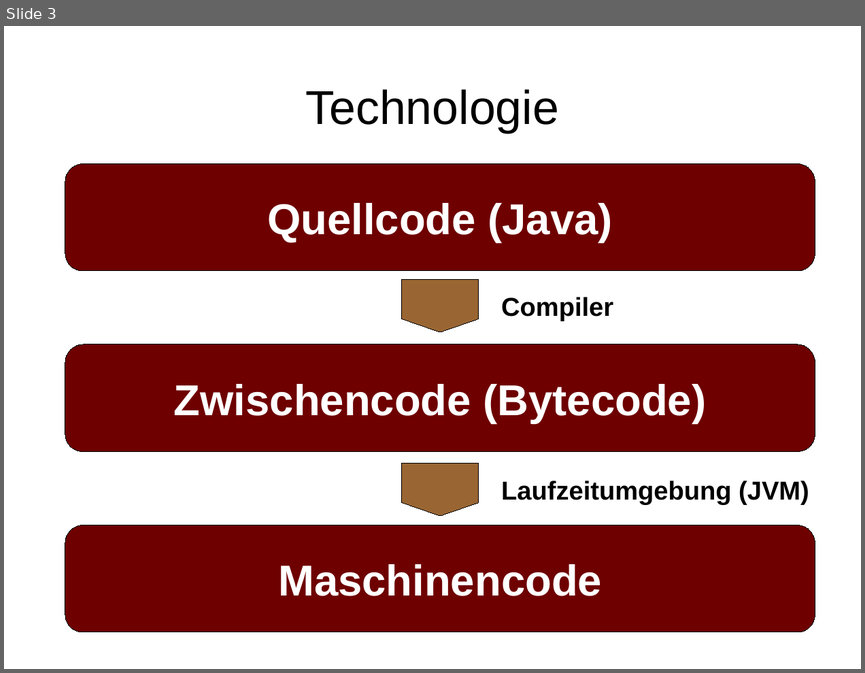
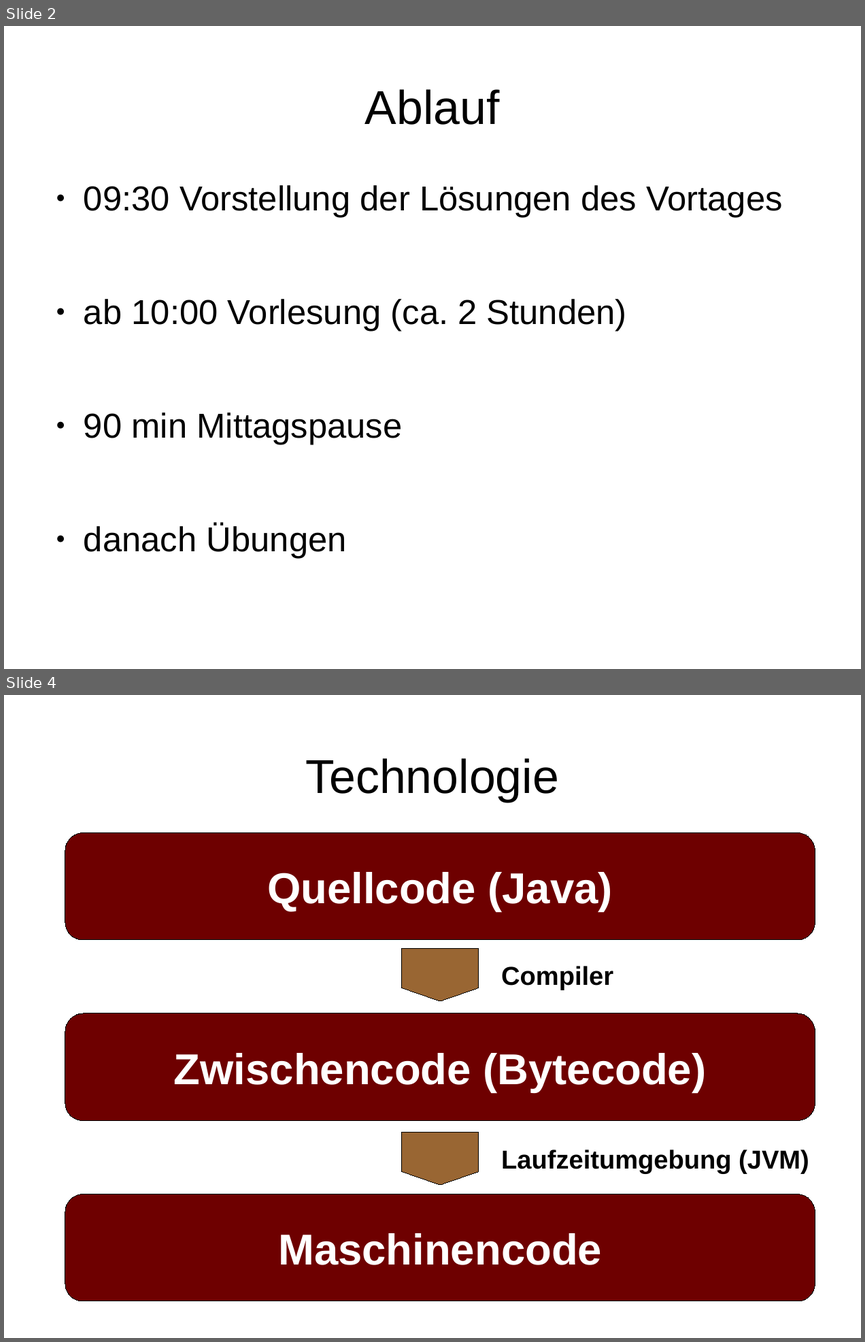
Before and after one commit to phdu/vorkurs, a slide deck: Tag_1/folien_tag_1.odp. Shown one above the other, each under a label of ours: slide 3 before the commit, slides 2 and 4 after it; the slides between them are not shown. The pictures are 865x673 and 865x1342 pixels, drawn with LibreOffice and Linux fonts; fonts in the diff are those of the drawing. Boxes give left, top, right and bottom in pixels: in the first picture for what was removed or moved away, otherwise in the second. Text is boxed around its words. In the diff, an @@ line names an element or a change of style, - is before the commit and + after.

```diff
--- a/Tag_1/folien_tag_1.odp
+++ b/Tag_1/folien_tag_1.odp
@@ slide 2 added at (4, 26, 861, 669), background #FFFFFF @@
@@ title added at (365, 89, 500, 125), 44 pt, text #000000 @@
+Ablauf
@@ text added at (84, 185, 783, 558), 32 pt, text #000000 @@
+● 09:30 Vorstellung der Lösungen des Vortages
+● ab 10:00 Vorlesung (ca. 2 Stunden)
+● 90 min Mittagspause
+● danach Übungen
@@ what was slide 3 is now slide 4 @@
```
Also in this commit, not shown: 5 slides changed.
